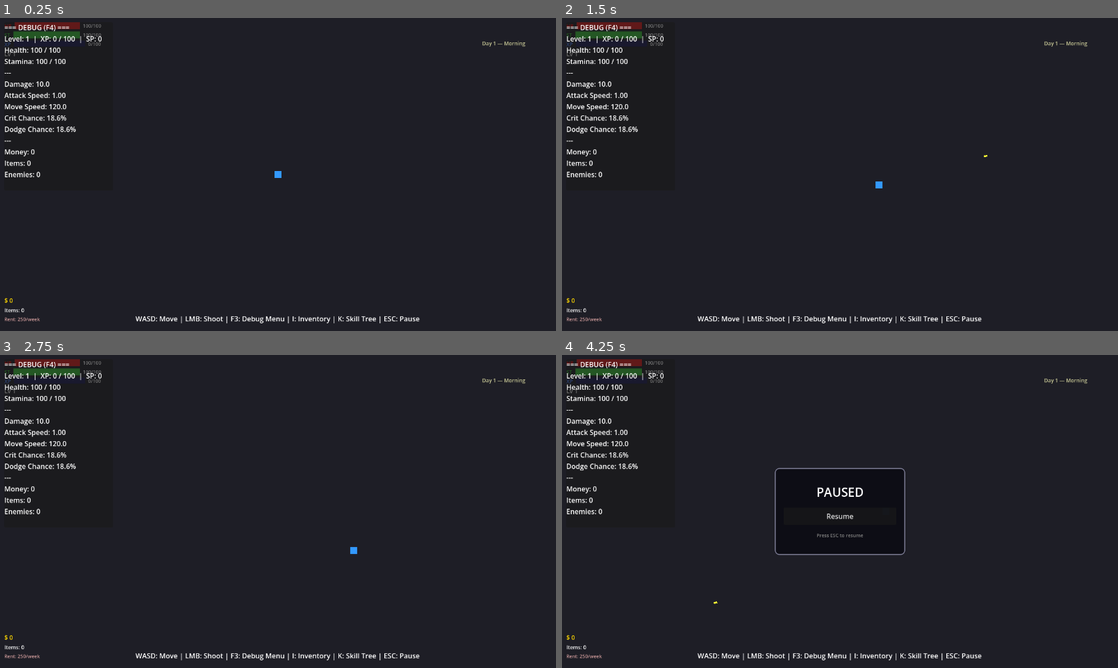
Above: before the commit, frames 1-4 (two rows, left to right).
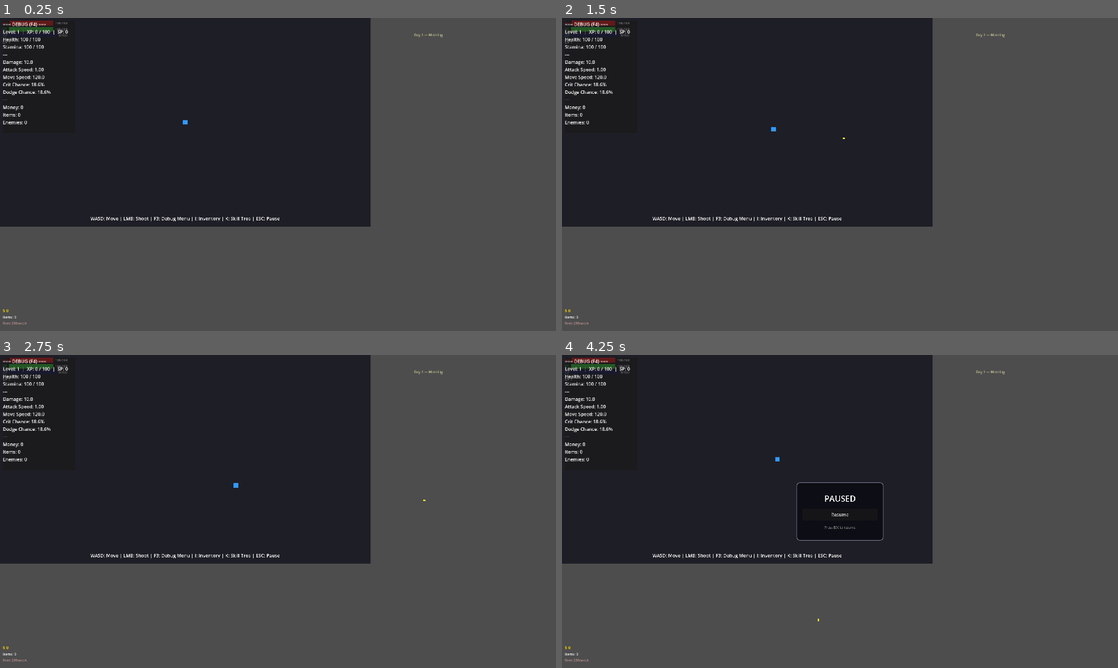
Above: after the commit, the same moments.

Repository: rzeminski16-cell/TheSwanGame
Game: Godot game, scene res://scenes/Main.tscn
Two runs of this game, one before a commit and one after it. Both use one fixed random seed, a clock stepped at 60 frames per second and the inputs below.
Inputs (mouse positions are in pixels of both pictures, inside the frame that each line leads up to):
- Up to frame 1 (0.25 s): no input
- Up to frame 2 (1.5 s): tap Enter at 0.5 s; move the mouse to (962, 158) at 0.52 s; hold D (move_right) 0.53-1.28 s; hold E (interact) 0.53-1.28 s; click (962, 158) at 0.67 s; tap Space at 1.25 s; move the mouse to (728, 190) at 1.27 s; hold S (move_down) from 1.28 s (still down); tap E (interact) at 1.35 s
- Up to frame 3 (2.75 s): move the mouse to (333, 442) at 2.02 s; release S (move_down) at 2.03 s; hold D (move_right) from 2.03 s (still down); hold E (interact) from 2.03 s (still down)
- Up to frame 4 (4.25 s): tap Enter at 2.75 s; move the mouse to (812, 574) at 2.77 s; release D (move_right) at 2.78 s; release E (interact) at 2.78 s; hold W (move_up) 2.78-3.53 s; tap E (interact) at 2.85 s; click (812, 574) at 2.92 s; move the mouse to (1006, 558) at 3.52 s; hold A (move_left) from 3.53 s (still down); hold E (interact) from 3.53 s (still down); tap Escape (pause) at 4.15 s

The runs differ from the first frame. In frame 1, 58% of the frame differs, in the area x 0-100%, y 0-100%; in frame 2, 58%; in frame 3, 58%; in frame 4, 58%.

Commit message:
Fix input handling: use polling instead of _input on CanvasLayer
Replace _input() event handler with Input.is_action_just_pressed()
polling in _process(). The _input virtual wasn't being called reliably
on the UIManager CanvasLayer. Polling via Input singleton is guaranteed
to work since _process already runs correctly.

Also increase window size from 1280x720 to 1920x1080.

https://claude.ai/code/session_01MWefrQoUKrZ3uHRqMa2TSM

Diff:
--- a/project.godot
+++ b/project.godot
@@ -35,8 +35,8 @@
 
 [display]
 
-window/size/viewport_width=1280
-window/size/viewport_height=720
+window/size/viewport_width=1920
+window/size/viewport_height=1080
 window/stretch/mode="viewport"
 
 [input]
--- a/scripts/ui_manager.gd
+++ b/scripts/ui_manager.gd
@@ -108,21 +108,18 @@
 func _process(_delta: float) -> void:
 	_update_mission_tracker()
 	_update_time_display()
-
-
-func _input(event: InputEvent) -> void:
-	if event.is_action_pressed("toggle_inventory"):
+	_poll_input()
+
+
+func _poll_input() -> void:
+	if Input.is_action_just_pressed("toggle_inventory"):
 		toggle_inventory()
-		get_viewport().set_input_as_handled()
-	elif event.is_action_pressed("toggle_skill_tree"):
+	elif Input.is_action_just_pressed("toggle_skill_tree"):
 		toggle_skill_tree()
-		get_viewport().set_input_as_handled()
-	elif event.is_action_pressed("pause"):
+	elif Input.is_action_just_pressed("pause"):
 		_toggle_pause()
-		get_viewport().set_input_as_handled()
-	elif event.is_action_pressed("toggle_debug_menu"):
+	elif Input.is_action_just_pressed("toggle_debug_menu"):
 		toggle_debug_menu()
-		get_viewport().set_input_as_handled()
 
 
 # --- HUD ---
